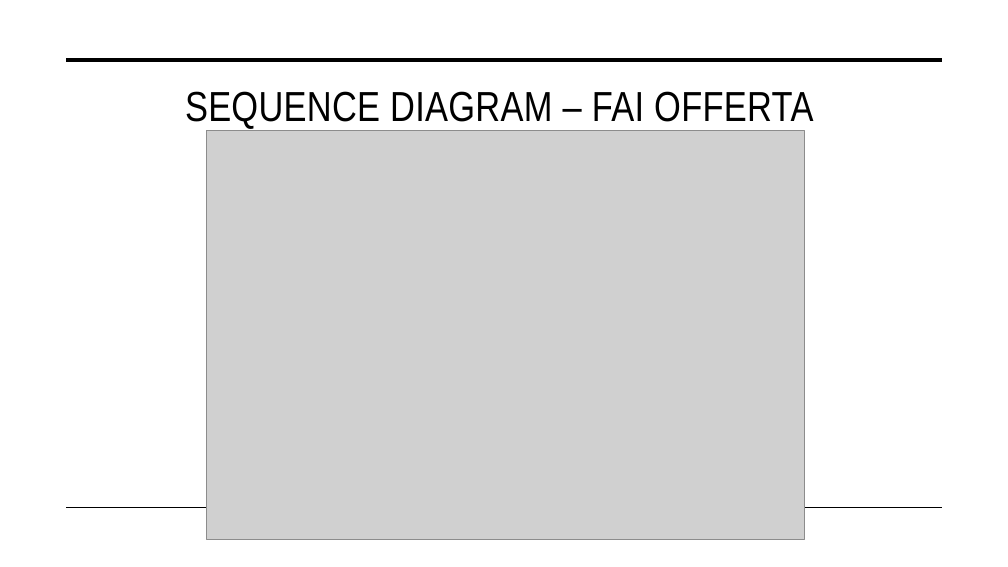
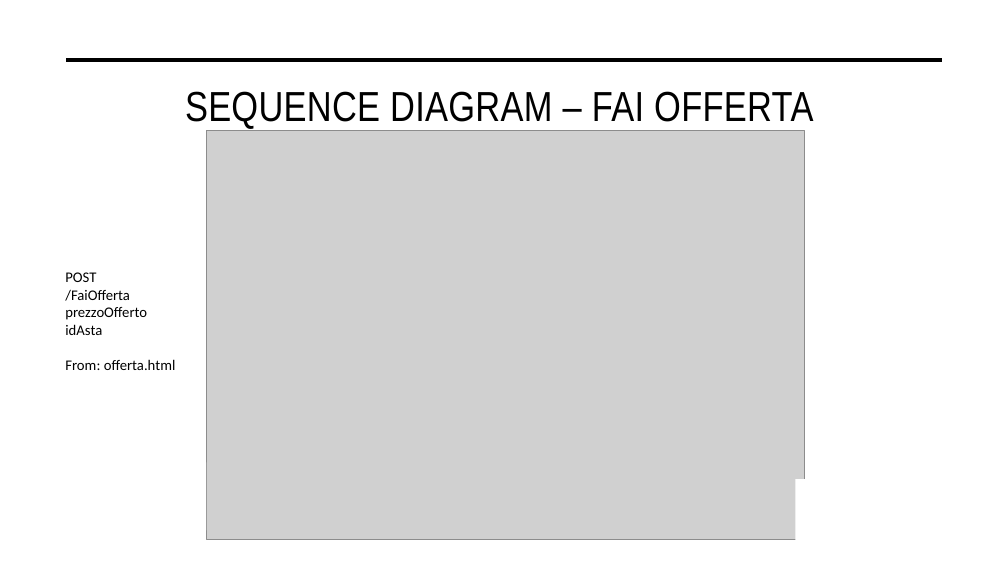
Before and after one commit to nicolospuri/AuctionSystem-Website, a slide deck: slide 28 of deliverables/PresentazioneProgettoTIW.pptx (slide 30 before the commit). Drawn at 1008x567 pixels with LibreOffice and Linux fonts; fonts in the diff are those of the drawing; grey boxes stand for pictures. Boxes give left, top, right and bottom in pixels: in the first picture for what was removed or moved away, otherwise in the second. Text is boxed around its words. In the diff, an @@ line names an element or a change of style, - is before the commit and + after.

```diff
--- a/deliverables/PresentazioneProgettoTIW.pptx
+++ b/deliverables/PresentazioneProgettoTIW.pptx
@@ text added at [65,272,176,370], 14 pt, text #000000 @@
+POST
+/FaiOfferta
+prezzoOfferto
+idAsta
+From: offerta.html
@@ rectangle added at [60,463,206,531], fill #FFFFFF @@
@@ rectangle added at [796,479,942,547], fill #FFFFFF @@
```
Also in this commit, not shown: 26 other slides changed, 4 other files.
